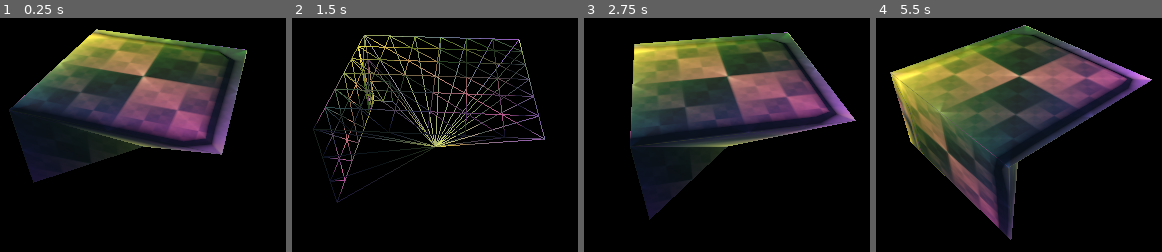
Above: before the commit, frames 1-4 (left to right).
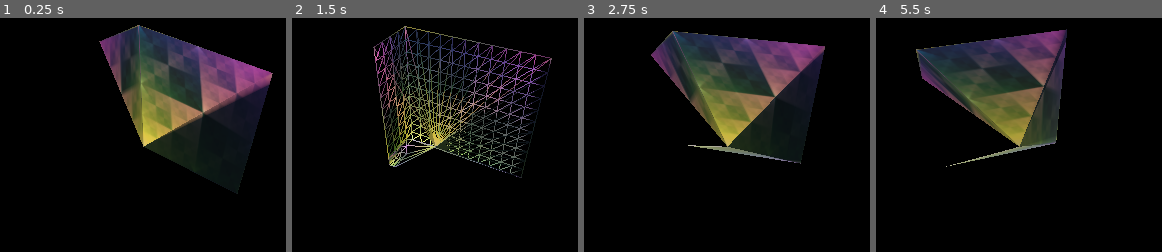
Above: after the commit, the same moments.

Repository: jinjagit/face_with_margin
Game: Godot game, scene res://Main.tscn
The game is run twice, just before and just after one commit, with the same random seed, the same clock (stepped at 60 frames per second) and the same inputs.
Inputs:
- Up to frame 1 (0.25 s): no input
- Up to frame 2 (1.5 s): tap Enter at 0.5 s; hold P 0.53-1.28 s; tap P at 1.35 s
- Up to frame 3 (2.75 s): hold P from 2.03 s (still down)
- Up to frame 4 (5.5 s): release P at 2.78 s; tap P at 2.85, 4.35 s; hold P 3.53-4.28 s; hold P from 5.03 s (still down)

The runs differ from the first frame. In frame 1, 38% of the frame differs, in the area x 3-96%, y 2-76%; in frame 2, 17%; in frame 3, 34%; in frame 4, 38%.

Commit message:
correct 'vertical' displacement for negative normals

Diff:
--- a/FaceWithMarginMesh.gd
+++ b/FaceWithMarginMesh.gd
@@ -19,10 +19,16 @@
 	var new_normal := Vector3(0.0, 0.0, 0.0)
 	if normal.z > 0.0:
 		new_normal = Vector3(0.0, 0.0, normal.z - v_offset)
+	elif normal.z < 0.0:
+		new_normal = Vector3(0.0, 0.0, normal.z + v_offset)
 	elif normal.y > 0.0:
 		new_normal = Vector3(0.0, normal.y - v_offset, 0.0)
+	elif normal.y < 0.0:
+		new_normal = Vector3(0.0, normal.y + v_offset, 0.0)
+	elif normal.x > 0.0:
+		new_normal = Vector3(normal.x - v_offset, 0.0, 0.0)
 	else:
-		new_normal = Vector3(normal.x - v_offset, 0.0, 0.0)
+		new_normal = Vector3(normal.x + v_offset, 0.0, 0.0)
 
 	return new_normal
 
@@ -35,8 +41,8 @@
 	var normal_array := PoolVector3Array()
 	var index_array := PoolIntArray()
 
-	var resolution := 7
-	var margin := 3
+	var resolution := 12
+	var margin := 4
 	var width := resolution + (2 * margin) # 11
 	var step = 1.0 / (resolution - 1)
 	var corner_offset = 0.8 # Must be 0.0 < value < 1.0
@@ -68,7 +74,7 @@
 
 				# Displace 'horizontally' as appropriate
 				if x < y:
-					percent = Vector2( 0.0, ((margin * 1.0) + y) / (margin * corner_offset) / (resolution - 1))
+					percent = Vector2( 0.0, ((margin * 1.0) + y) / margin * corner_offset / (resolution - 1))
 				elif x > y:
 					percent = Vector2( ((margin * 1.0) + x) / margin * corner_offset / (resolution - 1), 0.0)
 				else:
@@ -79,8 +85,8 @@
 
 			elif x < resolution and y < 0: # top edge margin
 				factor = y * -1.0
+				var new_normal : Vector3 = displace_vertically(factor, step)
 
-				var new_normal : Vector3 = displace_vertically(factor, step)
 				# Displace 'horizontally' as appropriate
 				if x == 0: # or x == resolution -1:
 					percent = Vector2( corner_offset / (resolution - 1), 0.0)
--- a/Planet.tscn
+++ b/Planet.tscn
@@ -11,7 +11,7 @@
 script = ExtResource( 1 )
 
 [node name="FaceWithMargin" type="MeshInstance" parent="."]
-transform = Transform( -0.361816, 0, -0.935083, 0, 1, 0, 0.935083, 0, -0.361816, 0, 0, 0 )
+transform = Transform( -0.707548, 0, 0.710879, 0, 1, 0, -0.710879, 0, -0.707548, 0, 0, 0 )
 material_override = SubResource( 1 )
 script = ExtResource( 4 )
-normal = Vector3( 0, 1, 0 )
+normal = Vector3( 0, 0, 1 )
